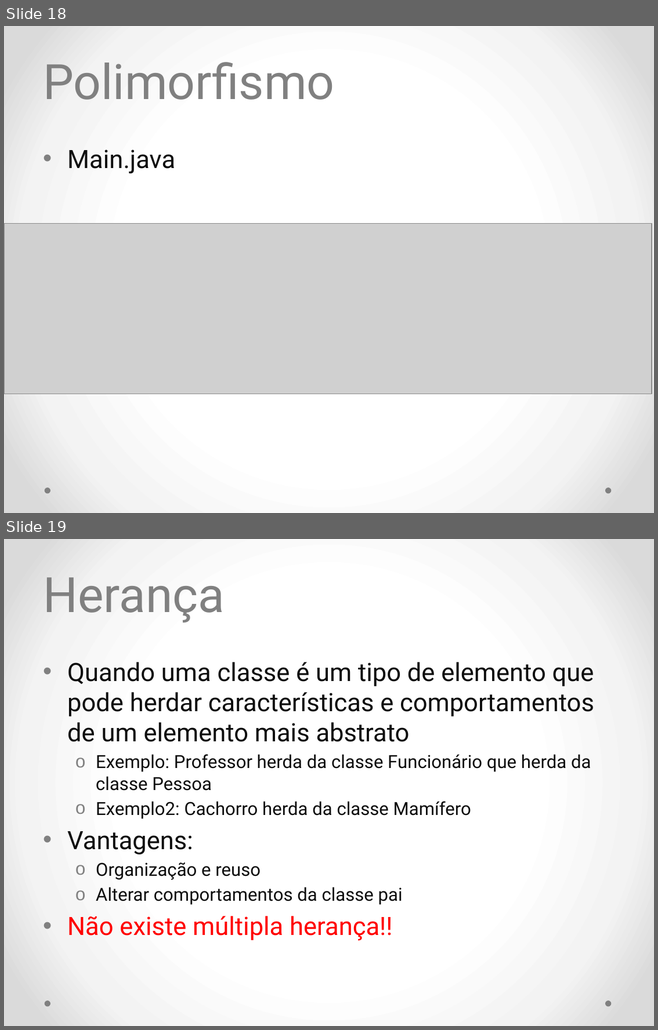
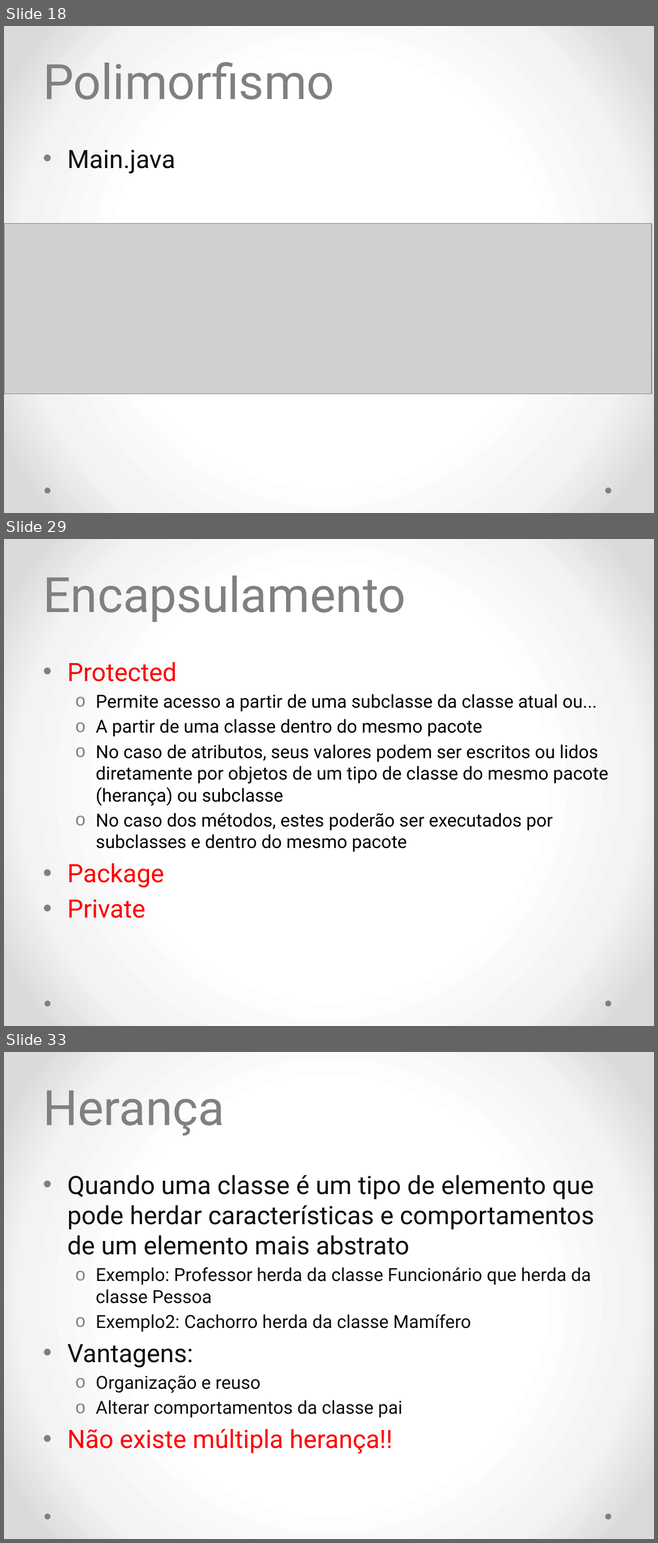
Before and after one commit to diogosm/cetam-lpoo-1, a slide deck: slides/aula 2.pptx. Shown one above the other, each under a label of ours: slides 18 and 19 before the commit, slides 18, 29 and 33 after it; the slides between them are not shown. The pictures are 658x1030 and 658x1543 pixels, drawn with LibreOffice and Linux fonts; fonts in the diff are those of the drawing; grey boxes stand for pictures; background and template pictures are left out. Boxes give left, top, right and bottom in pixels: in the first picture for what was removed or moved away, otherwise in the second. Text is boxed around its words. In the diff, an @@ line names an element or a change of style, - is before the commit and + after.

```diff
--- a/slides/aula 2.pptx
+++ b/slides/aula 2.pptx
@@ slide 29 added at bbox=[4, 539, 654, 1026], background picture (left out); not listed: 2 template elements that a slide beside it also shows @@
@@ title added at bbox=[43, 576, 405, 622], 54 pt, text #808080 @@
+Encapsulamento
@@ text added at bbox=[67, 662, 608, 918], 20 pt, text #000000 @@
+• Protected
+  o Permite acesso a partir de uma subclasse da classe atual ou...
+  o A partir de uma classe dentro do mesmo pacote
+  o No caso de atributos, seus valores podem ser escritos ou lidos diretamente por objetos de um tipo de classe do mesmo pacote (herança) ou subclasse
+  o No caso dos métodos, estes poderão ser executados por subclasses e dentro do mesmo pacote
+• Package
+• Private
@@ what was slide 19 is now slide 33 @@
```
Also in this commit, not shown: 4 slides changed, 17 other slides added, 1 other file.
